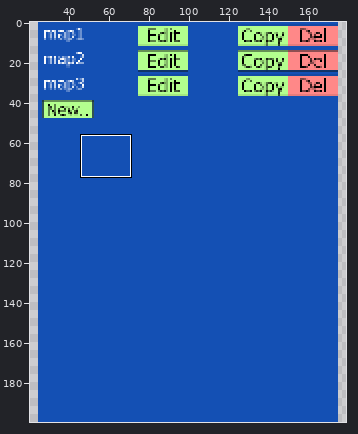
Sprite sheet -- www/Tools/MapEditor2/images/icon_thumbnail.png. Above: a wide view before the commit, with the close-up outlined.
Close-up. Before the commit:
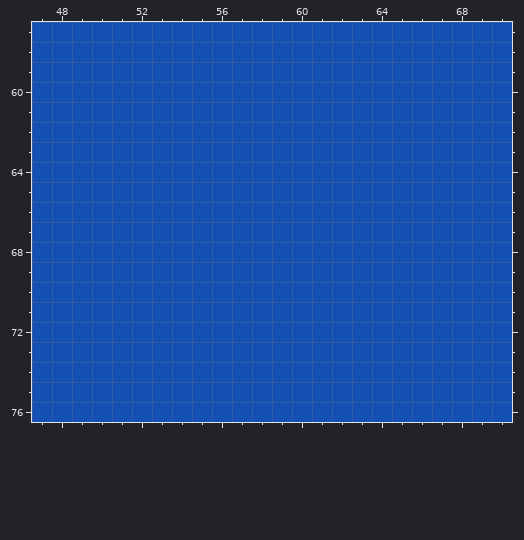
The file is 200x200 pixels. Colours within 5 levels of each other are drawn and written as one. Shown: x 47..70, y 57..76. The wide view leaves out empty margins. The commit also changed other parts of the picture, which this record leaves out.
Now the later version:
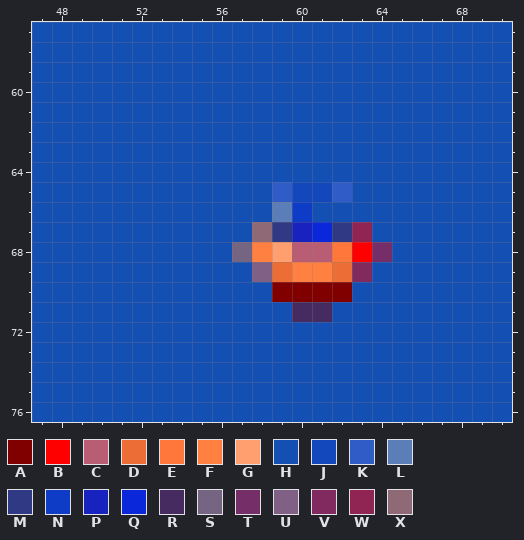
Palette (. is transparent): A #800000  B #ff0000  C #b95d74  D #ec6d36  E #ff773b  F #ff8040  G #ff9f6f  H #1450b4  J #1248bb  K #2f5cc7  L #5b7eb8  M #303a84  N #0f3cc7  P #1822be  Q #0a28d9  R #462b61  S #766483  T #762e69  U #816085  V #812a60  W #902554  X #906976
The exact change:
Colour H becomes colour A in row 70 at x 59 to 62.
Colour H becomes colour B in row 68 at x 63.
Colour H becomes colour C in row 68 at x 60 to 61.
Colour H becomes colour D in row 69 at x 59 and 62.
Colour H becomes colour E in row 68 at x 62.
Colour H becomes colour F in row 68 at x 58; in row 69 at x 60 to 61.
Colour H becomes colour G in row 68 at x 59.
Colour H becomes colour J in row 65 at x 60 to 61.
Colour H becomes colour K in row 65 at x 59 and 62.
Colour H becomes colour L in row 66 at x 59.
Colour H becomes colour M in row 67 at x 59 and 62.
Colour H becomes colour N in row 66 at x 60.
Colour H becomes colour P in row 67 at x 60.
Colour H becomes colour Q in row 67 at x 61.
Colour H becomes colour R in row 71 at x 60 to 61.
Colour H becomes colour S in row 68 at x 57.
Colour H becomes colour T in row 68 at x 64.
Colour H becomes colour U in row 69 at x 58.
Colour H becomes colour V in row 69 at x 63.
Colour H becomes colour W in row 67 at x 63.
Colour H becomes colour X in row 67 at x 58.
